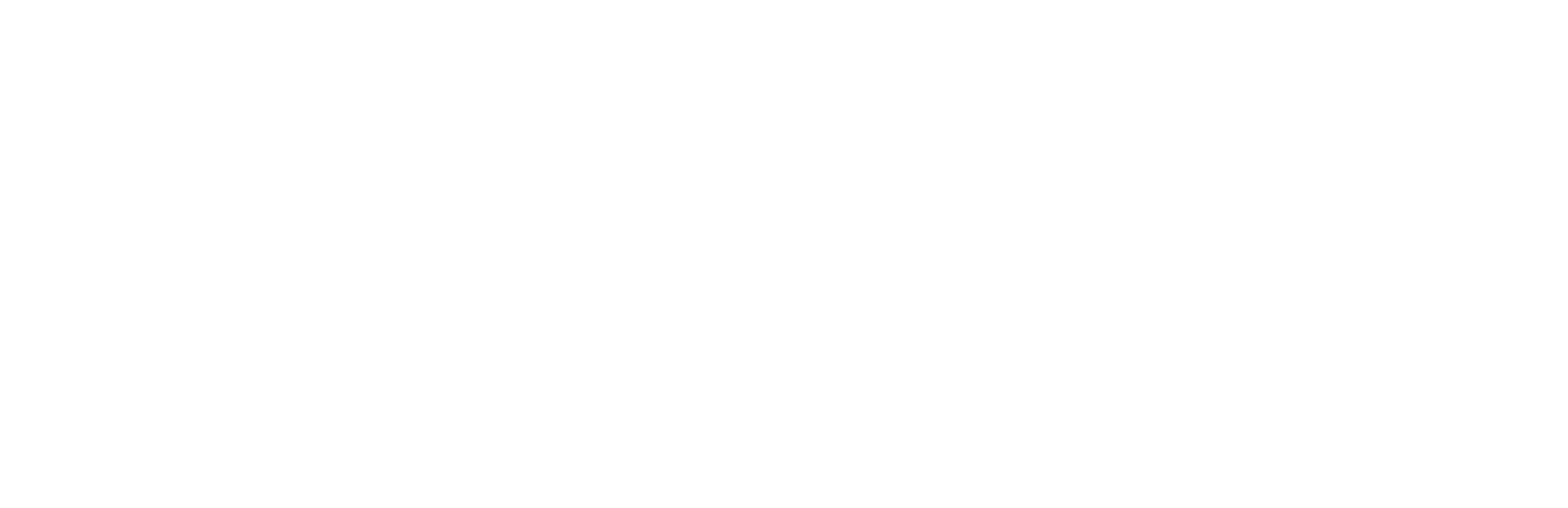
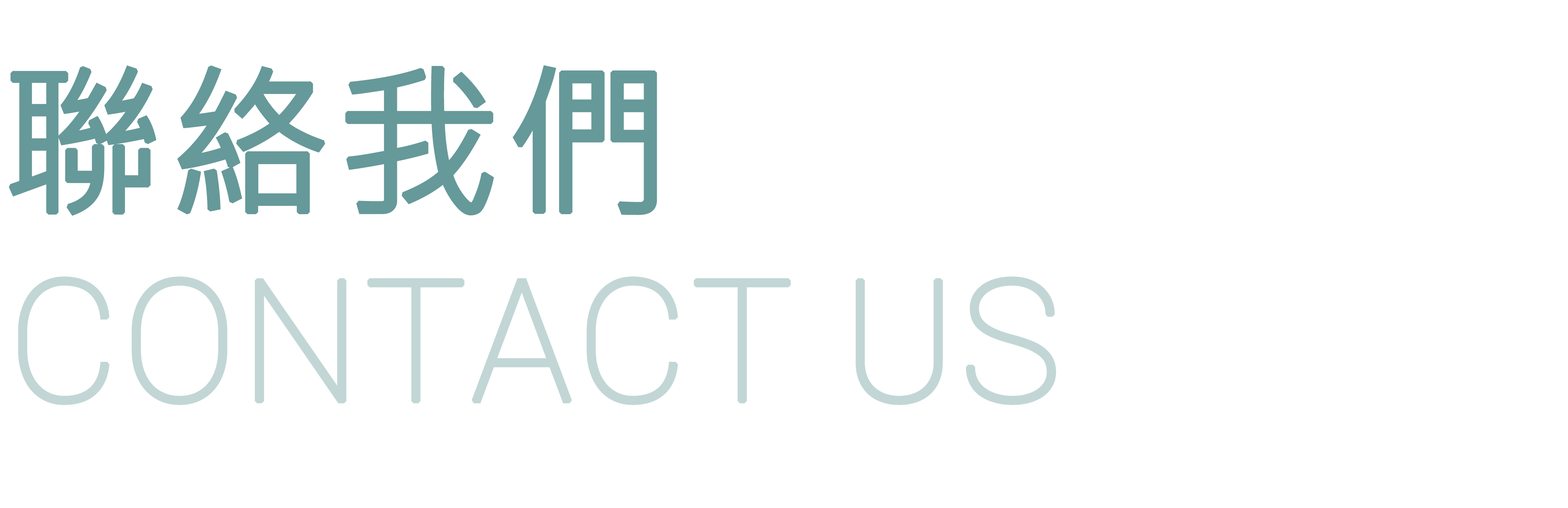
Before/after of a w=1568, h=508 layered artwork. What changed in the layer stack:
added layer "CONTACT US" (40%) above "未來思考工作坊" over [18, 276, 1057, 406]
added layer "聯絡我們" (1st of 2) above "SPEAKER" over [8, 65, 658, 216]
renamed "SPONSOR" to "SPEAKER", hid it, painted on it over [413, 138, 658, 216]
renamed "推動" to "聯絡我們", hid it, painted on it over [8, 123, 658, 216]
